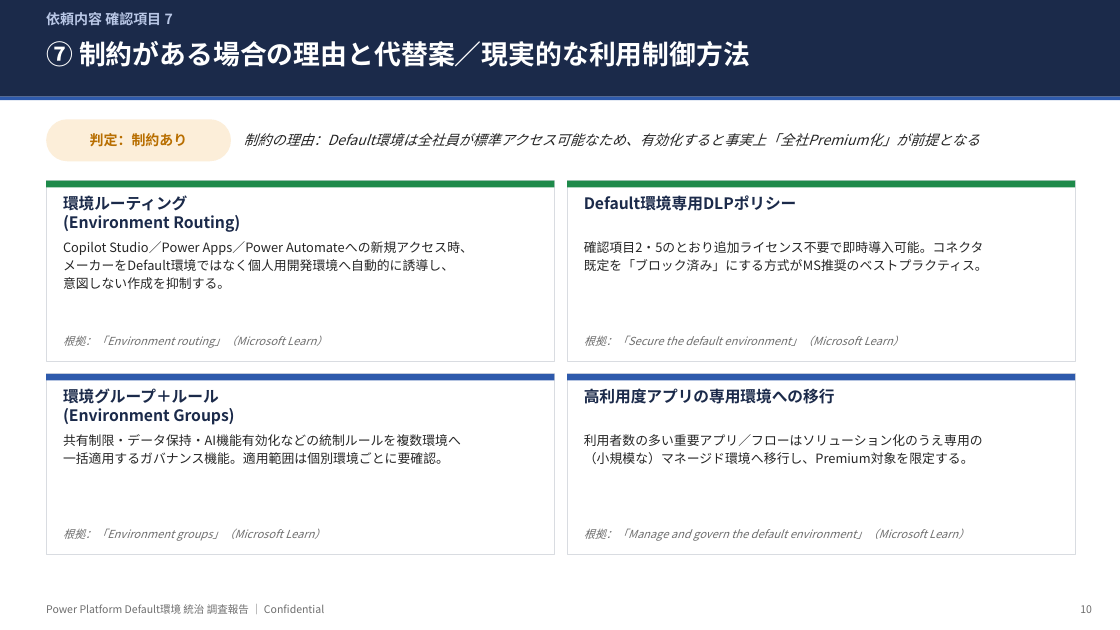
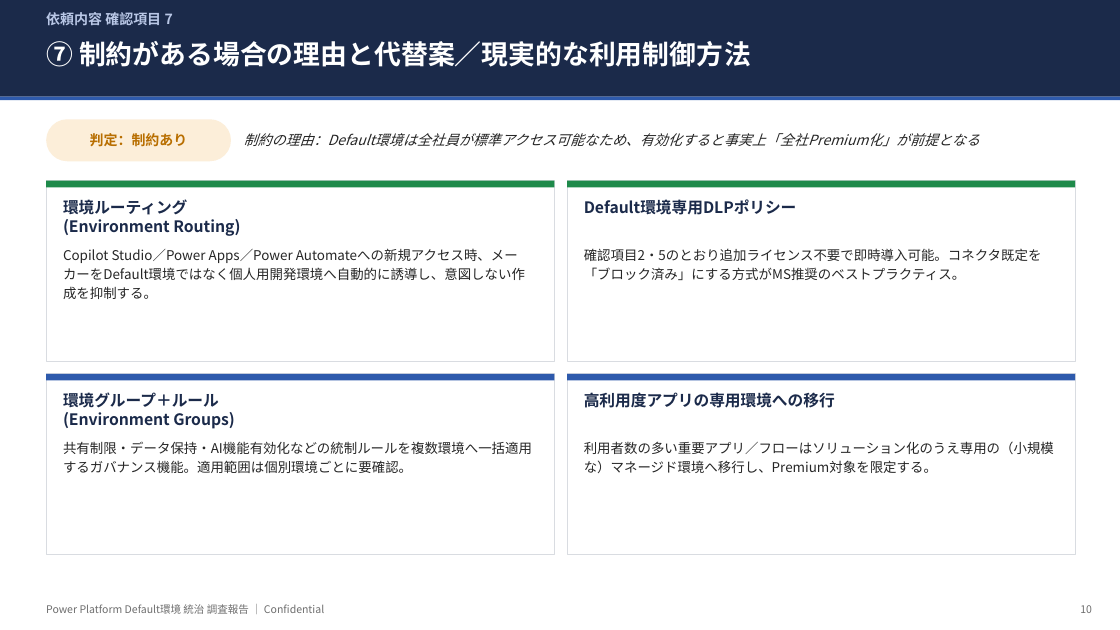
Before and after one commit to takuyanakamura881awc-beep/awc-naka881-repo, a slide deck: slide 10 of docs/PowerPlatform_DefaultEnv_Governance_Report.pptx. Drawn at 1120x630 pixels with LibreOffice and Linux fonts; fonts in the diff are those of the drawing. Boxes give left, top, right and bottom in pixels: in the first picture for what was removed or moved away, otherwise in the second. Text is boxed around its words. In the diff, an @@ line names an element or a change of style, - is before the commit and + after.

```diff
--- a/docs/PowerPlatform_DefaultEnv_Governance_Report.pptx
+++ b/docs/PowerPlatform_DefaultEnv_Governance_Report.pptx
@@ text at [63,248,525,299]: text changed; size 11 to 11.5 pt @@
-Copilot Studio／Power Apps／Power Automateへの新規アクセス時、
-メーカーをDefault環境ではなく個人用開発環境へ自動的に誘導し、
-意図しない作成を抑制する。
+Copilot Studio／Power Apps／Power Automateへの新規アクセス時、メーカーをDefault環境ではなく個人用開発環境へ自動的に誘導し、意図しない作成を抑制する。
@@ text at [584,248,1042,280]: text changed; size 11 to 11.5 pt @@
-確認項目2・5のとおり追加ライセンス不要で即時導入可能。コネクタ
-既定を「ブロック済み」にする方式がMS推奨のベストプラクティス。
+確認項目2・5のとおり追加ライセンス不要で即時導入可能。コネクタ既定を「ブロック済み」にする方式がMS推奨のベストプラクティス。
@@ text removed at [63,335,327,348] @@
-根拠：「Environment routing」（Microsoft Learn）
@@ text removed at [584,335,904,346] @@
-根拠：「Secure the default environment」（Microsoft Learn）
@@ 4 texts: place and size @@
-4 texts at [63,195,835,425]
+4 texts at [63,199,835,429]
@@ text at [63,441,532,473]: text changed; size 11 to 11.5 pt @@
-共有制限・データ保持・AI機能有効化などの統制ルールを複数環境へ
-一括適用するガバナンス機能。適用範囲は個別環境ごとに要確認。
+共有制限・データ保持・AI機能有効化などの統制ルールを複数環境へ一括適用するガバナンス機能。適用範囲は個別環境ごとに要確認。
@@ text at [584,441,1054,473]: text changed; size 11 to 11.5 pt @@
-利用者数の多い重要アプリ／フローはソリューション化のうえ専用の
-（小規模な）マネージド環境へ移行し、Premium対象を限定する。
+利用者数の多い重要アプリ／フローはソリューション化のうえ専用の（小規模な）マネージド環境へ移行し、Premium対象を限定する。
@@ text removed at [63,528,325,541] @@
-根拠：「Environment groups」（Microsoft Learn）
@@ text removed at [584,528,969,541] @@
-根拠：「Manage and govern the default environment」（Microsoft Learn）
```
Also in this commit, not shown: 7 other slides changed, 6 slides added, 1 slide removed.
